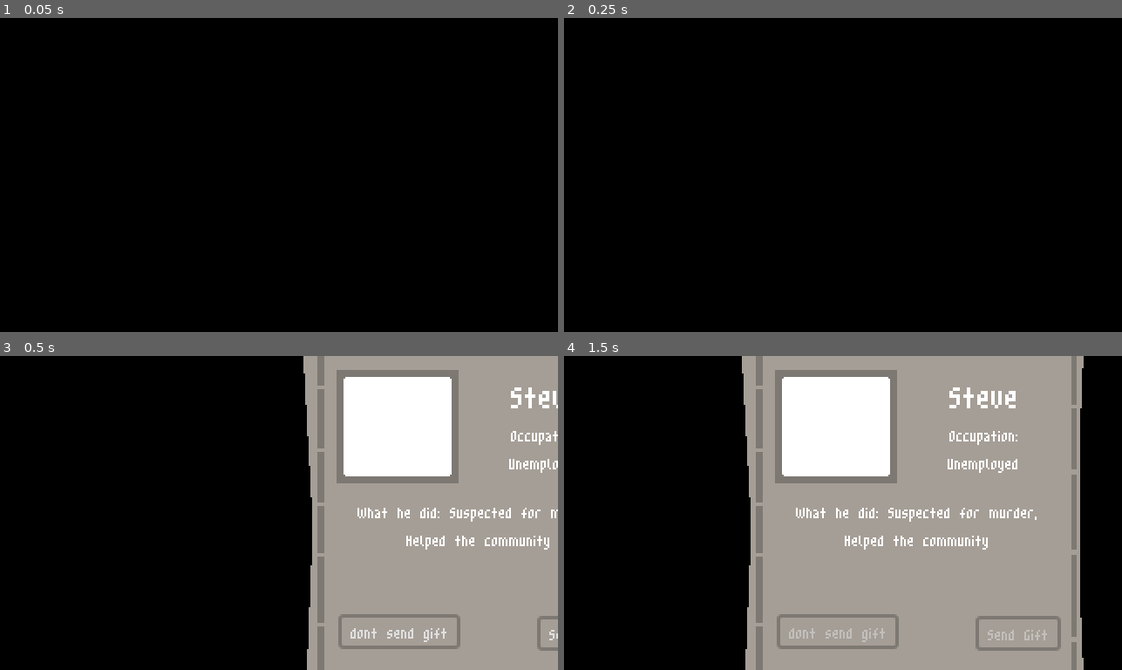
Above: before the commit, frames 1-4 (two rows, left to right).
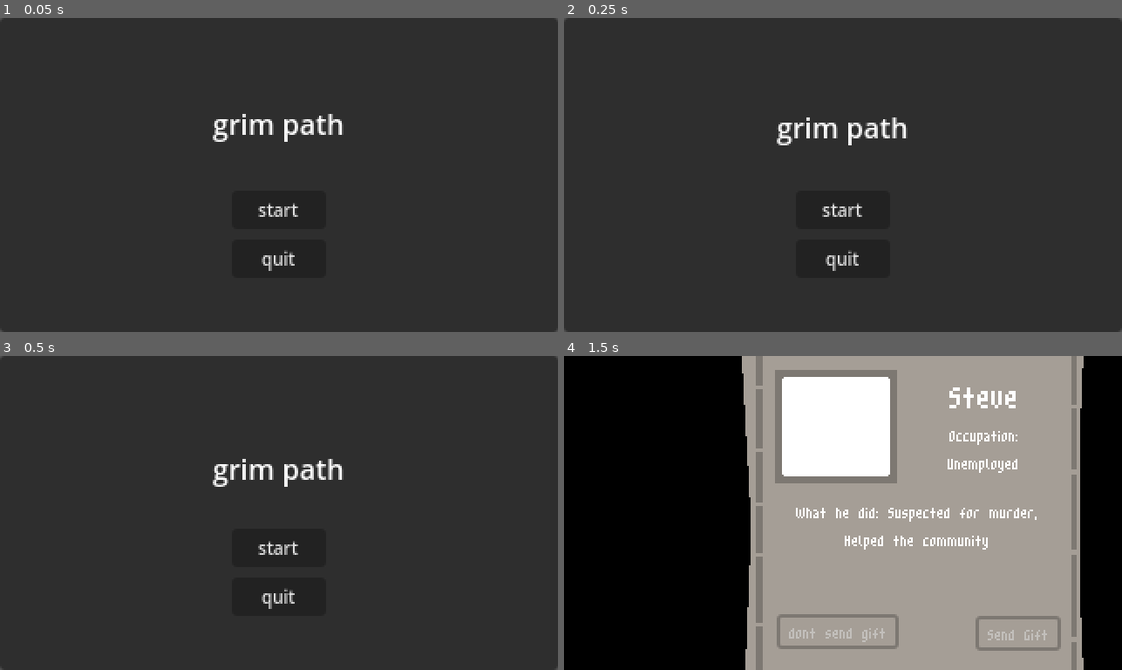
Above: after the commit, the same moments.

Repository: DTRGames/Grims-Pat
Game: Godot game, scene res://Scenes/MainMenu/main_menu.tscn
Two runs of this game, one before a commit and one after it. Both use one fixed random seed, a clock stepped at 60 frames per second and the inputs below. Before the commit the project starts from res://Scenes/Levels/world.tscn.
Inputs (mouse positions are in pixels of both pictures, inside the frame that each line leads up to):
- Up to frame 1 (0.05 s): no input
- Up to frame 2 (0.25 s): no input
- Up to frame 3 (0.5 s): no input
- Up to frame 4 (1.5 s): click (843, 547) at 0.5 s, where only the run after the commit has a clickable "start"; click "dont send gift" at 1.25 s

The runs differ from the first frame. In frame 1, 100% of the frame differs, in the area x 0-100%, y 0-100%; in frame 2, 100%; in frame 3, 100%; in frame 4, nothing differs.

Commit message:
set main menu as main scene

Diff:
--- a/project.godot
+++ b/project.godot
@@ -11,7 +11,7 @@
 [application]
 
 config/name="Grims path"
-run/main_scene="res://Scenes/Levels/world.tscn"
+run/main_scene="res://Scenes/MainMenu/main_menu.tscn"
 config/features=PackedStringArray("4.3", "GL Compatibility")
 config/icon="res://icon.svg"
 
